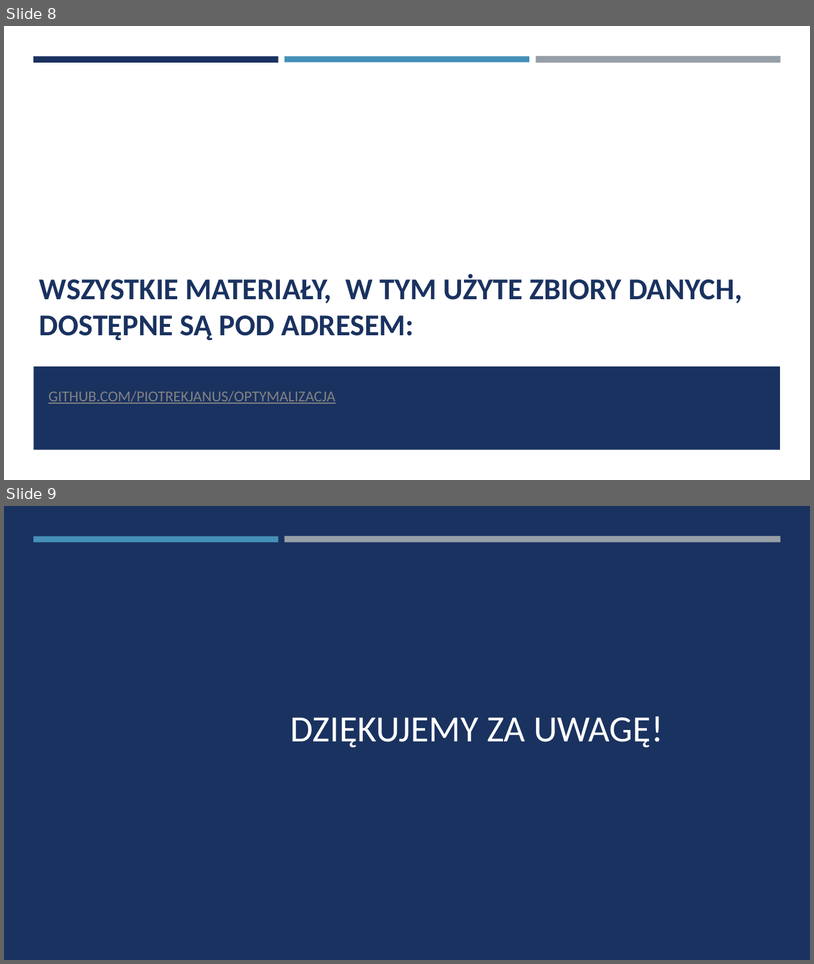
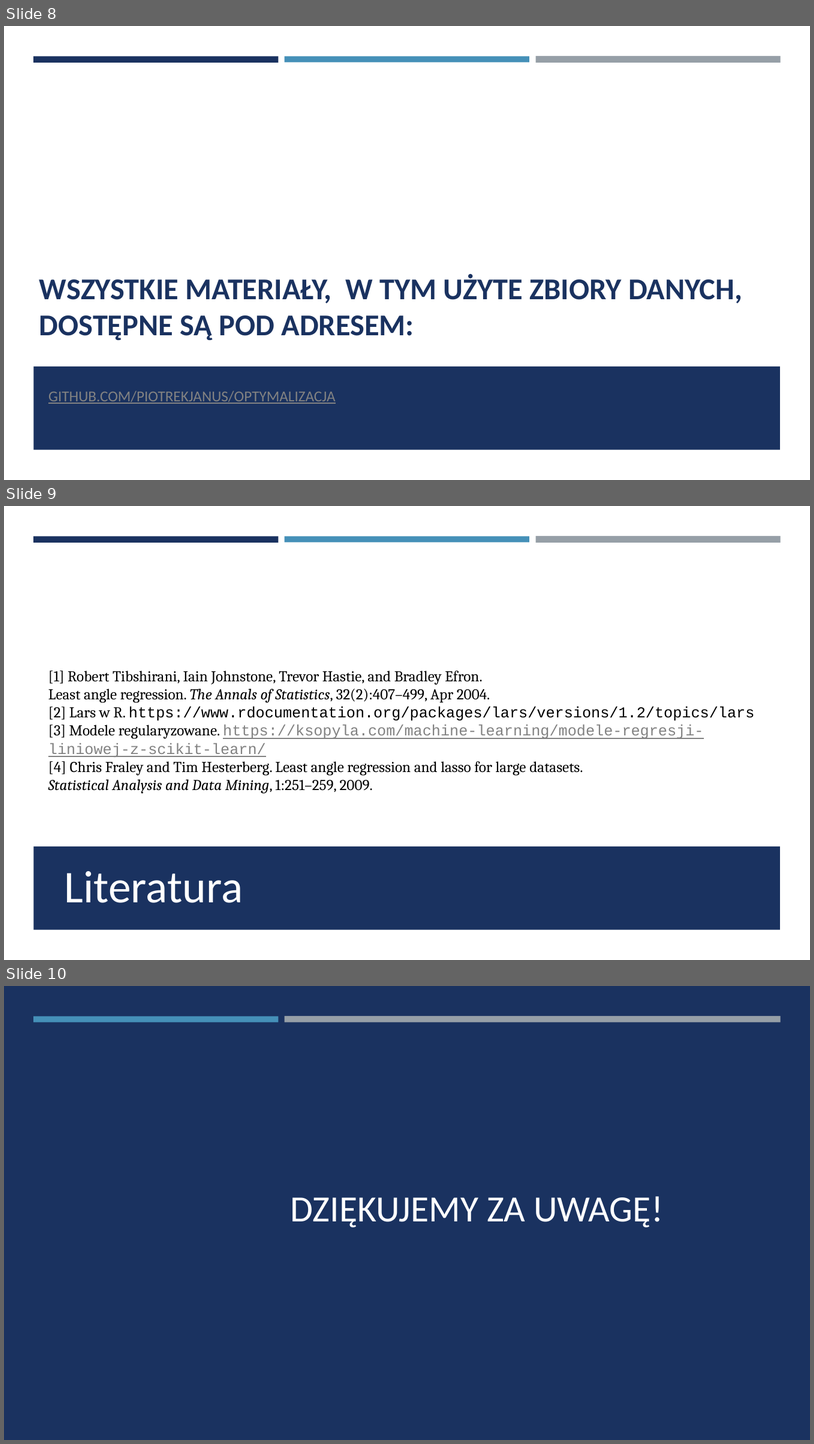
Before and after one commit to piotrekjanus/optymalizacja, a slide deck: prezentacja.pptx. Shown one above the other, each under a label of ours: slides 8 and 9 before the commit, slides 8, 9 and 10 after it. The pictures are 814x964 and 814x1444 pixels, drawn with LibreOffice and Linux fonts; fonts in the diff are those of the drawing. Boxes give left, top, right and bottom in pixels: in the first picture for what was removed or moved away, otherwise in the second. Text is boxed around its words. In the diff, an @@ line names an element or a change of style, - is before the commit and + after.

```diff
--- a/prezentacja.pptx
+++ b/prezentacja.pptx
@@ slide 9 added at [4,506,810,960], background #FFFFFF; not listed: 4 template elements that a slide beside it also shows @@
@@ text added at [48,670,755,793], 18 pt, text #000000 @@
+[1] Robert Tibshirani, Iain Johnstone, Trevor Hastie, and Bradley Efron.
+Least angle regression. The Annals of Statistics, 32(2):407–499, Apr 2004.
+[2] Lars w R. https://www.rdocumentation.org/packages/lars/versions/1.2/topics/lars
+[3] Modele regularyzowane. https://ksopyla.com/machine-learning/modele-regresji-liniowej-z-scikit-learn/
+[4] Chris Fraley and Tim Hesterberg. Least angle regression and lasso for large datasets.
+Statistical Analysis and Data Mining, 1:251–259, 2009.
@@ text added at [65,871,243,903], 54 pt, text #FFFFFF @@
+Literatura
@@ what was slide 9 is now slide 10 @@
```
Also in this commit, not shown: 1 slide changed.
